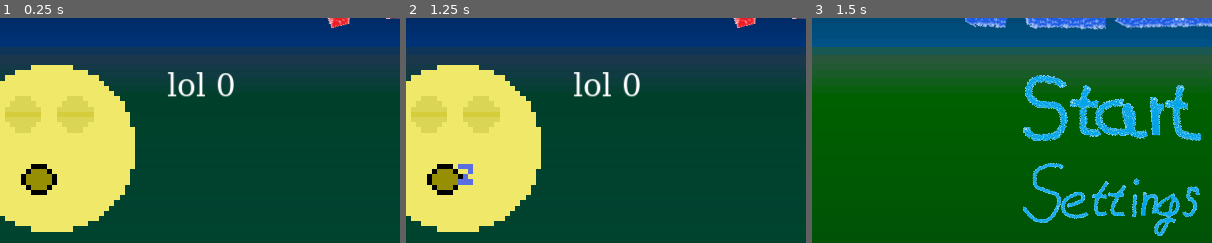
Above: before the commit, frames 1-3 (left to right).
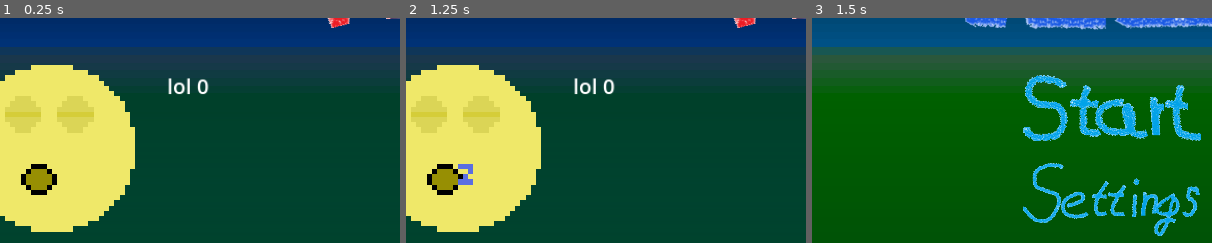
Above: after the commit, the same moments.

Repository: Glow-Project/gwj-55
Game: Godot game, scene res://game_over.tscn
The game is run twice, just before and just after one commit, with the same random seed, the same clock (stepped at 60 frames per second) and the same inputs. This scene is started directly instead of the project's main scene.
Inputs (mouse positions are % of the whole screen's width and height, from its top left):
- Up to frame 1 (0.25 s): no input
- Up to frame 2 (1.25 s): tap Enter at 0.5 s; move the mouse to (72, 45) at 0.52 s
- Up to frame 3 (1.5 s): click (54, 91) at 1.25 s
The pictures show only the part of the screen within x 13-63%, y 32-82%; the shares and areas given below are measured in that part.

The runs differ from the first frame. In frame 1, 0.9% of the frame differs, in the area x 42-59%, y 24-36%; in frame 2, 0.9%; in frame 3, nothing differs.

Commit message:
game over: use default font

Diff:
--- a/game_over.tscn
+++ b/game_over.tscn
@@ -18,7 +18,6 @@
 gradient = SubResource("Gradient_v0v85")
 
 [sub_resource type="SystemFont" id="SystemFont_s4aic"]
-font_names = PackedStringArray("Fantasy")
 
 [sub_resource type="Theme" id="Theme_wptcf"]
 default_font = SubResource("SystemFont_s4aic")
@@ -49,8 +48,8 @@
 offset_right = 1136.0
 offset_bottom = 521.0
 theme = SubResource("Theme_wptcf")
-theme_override_font_sizes/normal_font_size = 45
-text = "FATALITY! You're sleepwalking like a zombie...mentaly wasted. You only got %d sheeps."
+theme_override_font_sizes/normal_font_size = 30
+text = "Have you ever had a dream, Neo, that you were so sure was real? What if you were unable to wake from that dream? How would you know the difference between the dream world and the real world, with only %d sheeps?"
 
 [node name="Banner" type="Sprite2D" parent="."]
 position = Vector2(628, 128)
